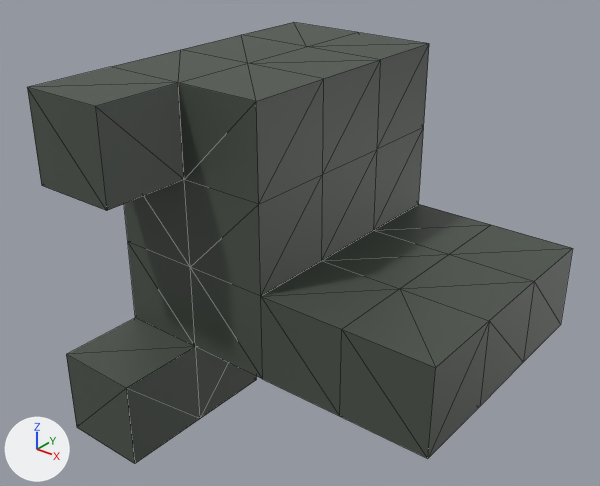
A saved change to the glTF model HANAHIME/Game/resource/user/model/terrian/Stage12.glb.
The view is the same before and after, from a 50 mm camera at (43.4, -59.2, 45.1) aimed at (-7.4, 4.2, 5.7). Every picture has the same lights, and +X, +Y and +Z are marked at lower left. Mesh edges are drawn as thin lines. Where no turn or scale is listed for an object, it has been applied to the vertices. Vertices at the same position are counted once.

Names of what the first picture shows: 'Stage12_0'.
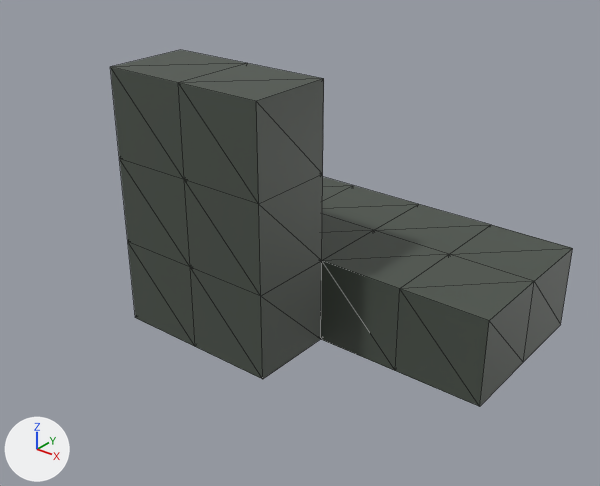
The newer file is also turned or shifted as a whole; pictures and numbers use the older file's frame.

Where the change shows, as pixel boxes [x1, y1, x2, y2] in the pictures (600 x 486 px; the box of a moved part takes in the faces that stretch with it):
'Stage12_0', reshaped (15% narrower, 19% shorter): before [27, 22, 573, 464]; after [110, 50, 573, 407]
part 1 of me_立方体_015, moved or reshaped: before [27, 22, 489, 464]; after [110, 50, 489, 407]

Diff of the bpy script that builds the scene:
```diff
--- a/HANAHIME/Game/resource/user/model/terrian/Stage12.glb.py
+++ b/HANAHIME/Game/resource/user/model/terrian/Stage12.glb.py
@@ me_立方体_015 @@
 # used by ob_stage12_0; location = (0.0, 0.0, -1.0)
-me_立方体_015.from_pydata(...)  # 76 vertices, 164 faces; spans x -25.0..15.0, y -15.0..25.0, z -15.0..25.0
+me_立方体_015.from_pydata(...)  # 48 vertices, 168 faces; spans x -25.0..15.0, y -5.0..25.0, z -5.0..25.0
+# me_立方体_015 part 1
+# 28 vertices are removed from x -25.0..15.0, y -15.0..25.0, z -15.0..25.0
+# 112 faces are deleted
+# 116 new faces join them
 me_立方体_015.materials.append(mat_terrianmaterial_032)
```
